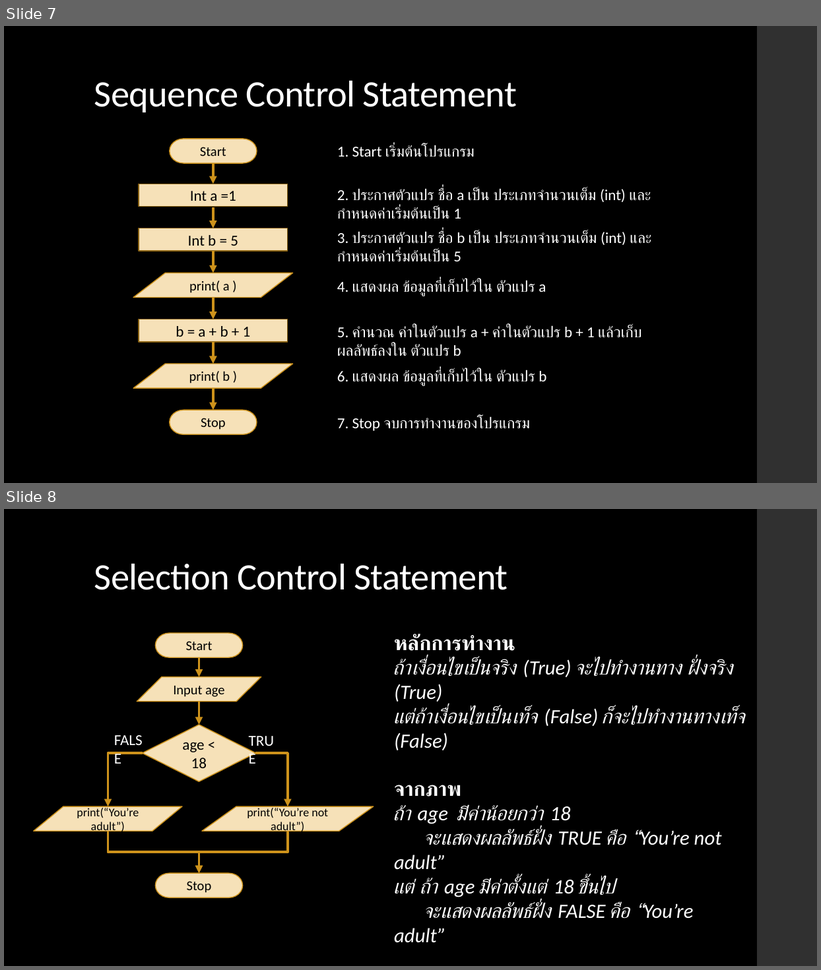
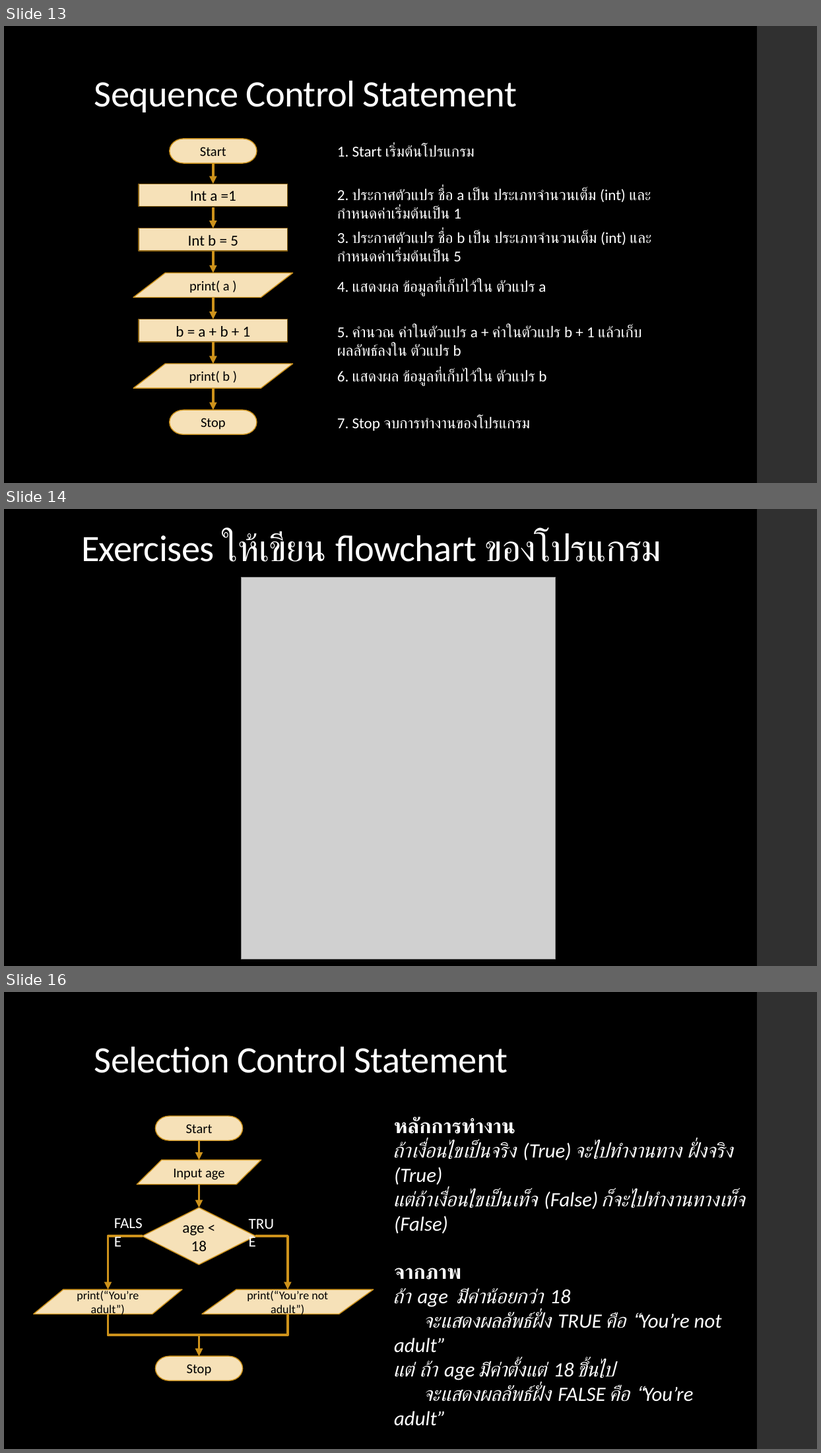
Before and after one commit to NaPryder/Basic-Python-101, a slide deck: Chapter 1/Chapter 1.pptx. Shown one above the other, each under a label of ours: slides 7 and 8 before the commit, slides 13, 14 and 16 after it; the slides between them are not shown. The pictures are 821x970 and 821x1453 pixels, drawn with LibreOffice and Linux fonts; fonts in the diff are those of the drawing; grey boxes stand for pictures. Boxes give left, top, right and bottom in pixels: in the first picture for what was removed or moved away, otherwise in the second. Text is boxed around its words. In the diff, an @@ line names an element or a change of style, - is before the commit and + after.

```diff
--- a/Chapter 1/Chapter 1.pptx
+++ b/Chapter 1/Chapter 1.pptx
@@ slide 14 added at bbox=[4, 509, 817, 966], background #000000; not listed: 1 template element that a slide beside it also shows @@
@@ title added at bbox=[81, 532, 661, 562], 44 pt, text #FFFFFF @@
+Exercises ให้เขียน flowchart ของโปรแกรม
@@ picture added at bbox=[242, 578, 556, 960] @@
@@ what was slide 7 is now slide 13 @@
@@ what was slide 8 is now slide 16 @@
```
Also in this commit, not shown: 7 other slides added, 3 other files.
